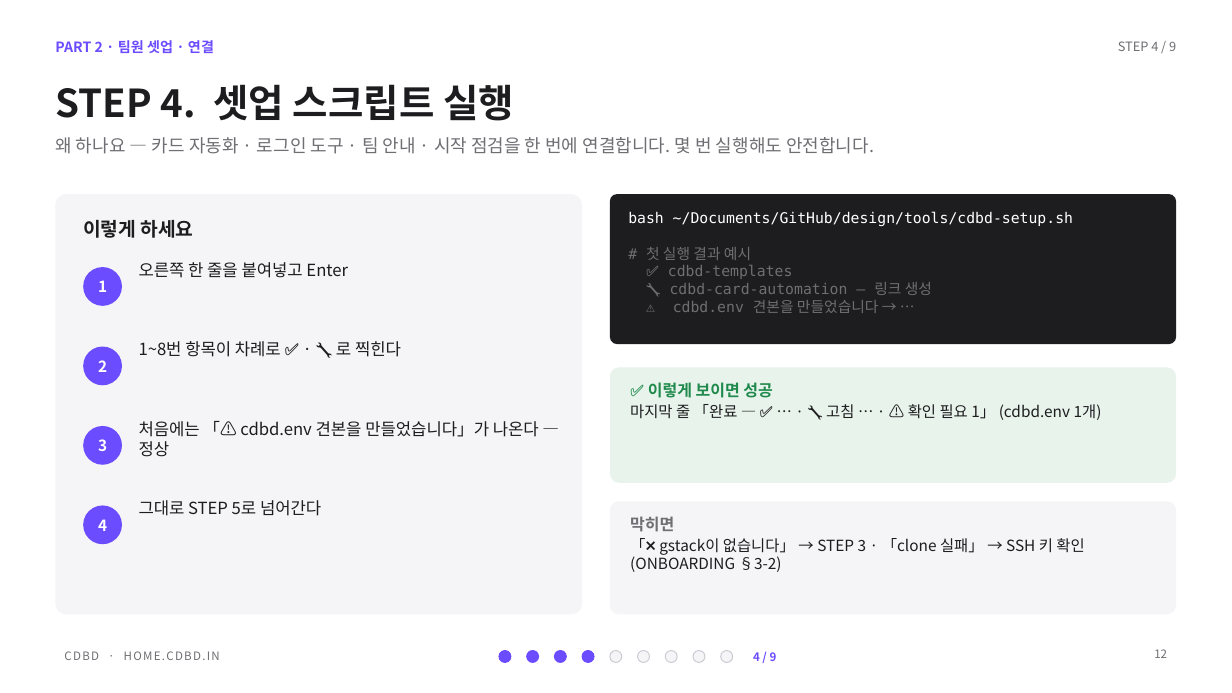
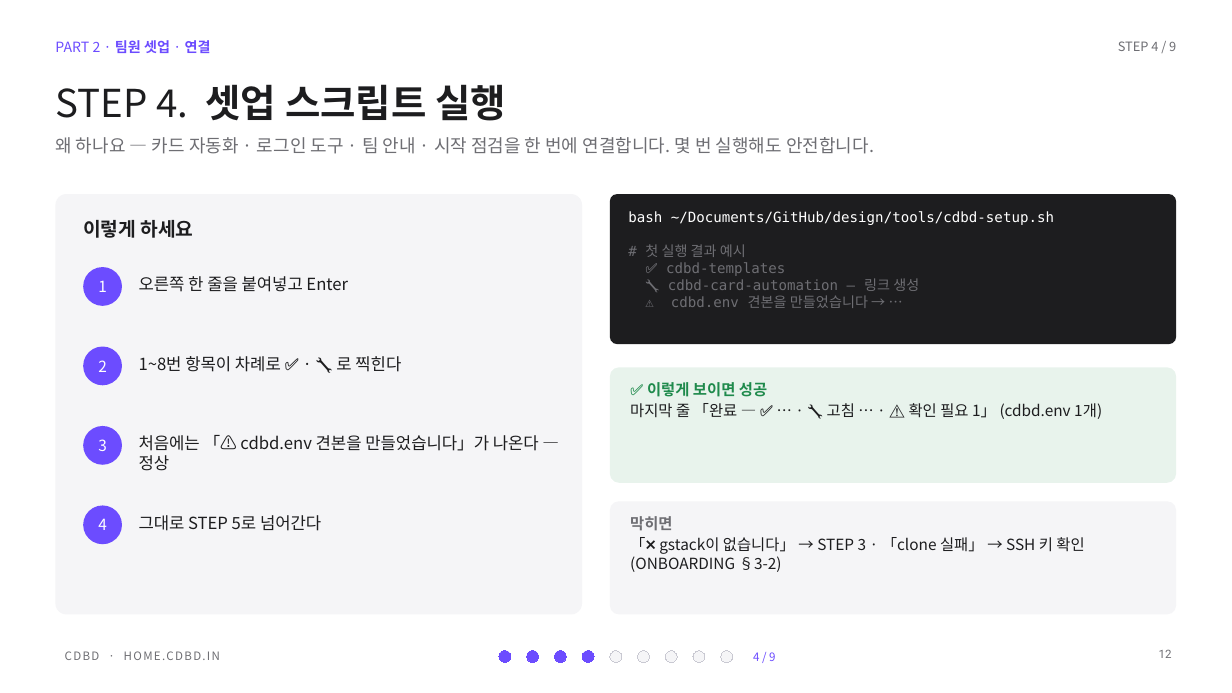
Before and after one commit to CdBd-in/design, a slide deck: slide 12 of _기능별 경로 가이드 — 결과 보고 발표 (2026-10-02).pptx. Drawn at 1232x693 pixels with LibreOffice and Linux fonts; fonts in the diff are those of the drawing. Boxes give left, top, right and bottom in pixels: in the first picture for what was removed or moved away, otherwise in the second. Text is boxed around its words. In the diff, an @@ line names an element or a change of style, - is before the commit and + after.

```diff
--- a/_기능별 경로 가이드 — 결과 보고 발표 (2026-10-02).pptx
+++ b/_기능별 경로 가이드 — 결과 보고 발표 (2026-10-02).pptx
@@ text "PART 2 · 팀원 셋업 ..." at [55, 40, 211, 53]: font Noto Sans CJK KR to Roboto in "팀원 셋업 연결"; bold off in "PART 2 · ·" @@
@@ title "STEP 4. 셋업 스크립트 실행" at [55, 84, 506, 121]: font Noto Sans CJK KR to Roboto in "셋업 스크립트 실행"; bold off in "STEP 4." @@
@@ text "bash ~/Documents/GitHub/design/tools/cdbd-setup.sh" at [628, 211, 1054, 308]: size 11.5 to 11 pt @@
@@ bold off in 3 elements at [753, 652, 775, 661], [98, 518, 107, 530], [98, 280, 107, 292] @@
@@ text "오른쪽 한 줄을 붙여넣고 Enter": place and size @@
-text "오른쪽 한 줄을 붙여넣고 Enter" at [139, 262, 348, 278]
+text "오른쪽 한 줄을 붙여넣고 Enter" at [139, 276, 348, 292]
@@ text "오른쪽 한 줄을 붙여넣고 Enter" at [139, 276, 348, 292]: font Noto Sans CJK KR to Roboto in "오른쪽 한 줄을 붙여넣고" @@
@@ text "1~8번 항목이 차례로 ✅ · ...": place and size @@
-text "1~8번 항목이 차례로 ✅ · ..." at [139, 341, 401, 357]
+text "1~8번 항목이 차례로 ✅ · ..." at [139, 356, 401, 372]
@@ text "1~8번 항목이 차례로 ✅ · ..." at [139, 356, 401, 372]: font Noto Sans CJK KR to Roboto in "1~8번 항목이 차례로 ✅ 🔧 로 찍힌다" @@
@@ text "✅ 이렇게 보이면 성공" at [630, 382, 1102, 419]: size 12.5 to 12 pt in "✅ 이렇게 보이면 성공"; font Noto Sans CJK KR to Roboto in "✅ 이렇게 보이면 성공", "마지막 줄 「완료 ✅ 🔧 고침 ⚠️ ..." @@
@@ text "처음에는 「⚠️ cdbd.env 견본을 만들었습니다」가 ...": place and size @@
-text "처음에는 「⚠️ cdbd.env 견본을 만들었습니다」가 ..." at [139, 421, 539, 457]
+text "처음에는 「⚠️ cdbd.env 견본을 만들었습니다」가 ..." at [139, 435, 539, 471]
@@ text "처음에는 「⚠️ cdbd.env 견본을 만들었습니다」가 ..." at [139, 435, 539, 471]: font Noto Sans CJK KR to Roboto in "처음에는 「⚠️ 견본을 만들었습니다」가 나온다 정상" @@
@@ text "그대로 STEP 5로 넘어간다": place and size @@
-text "그대로 STEP 5로 넘어간다" at [139, 500, 321, 516]
+text "그대로 STEP 5로 넘어간다" at [139, 515, 321, 531]
@@ text "그대로 STEP 5로 넘어간다" at [139, 515, 321, 531]: font Noto Sans CJK KR to Roboto in "그대로 5로 넘어간다" @@
@@ text "막히면" at [630, 516, 1084, 572]: size 12.5 to 12 pt in "막히면"; font Noto Sans CJK KR to Roboto in "막히면", "「❌ gstack이 없습니다」 「clone 실패」 키 확인" @@
@@ page number at [1159, 649, 1172, 658]: font Noto Sans CJK KR to Roboto @@
```
Also in this commit, not shown: 19 other slides changed.
